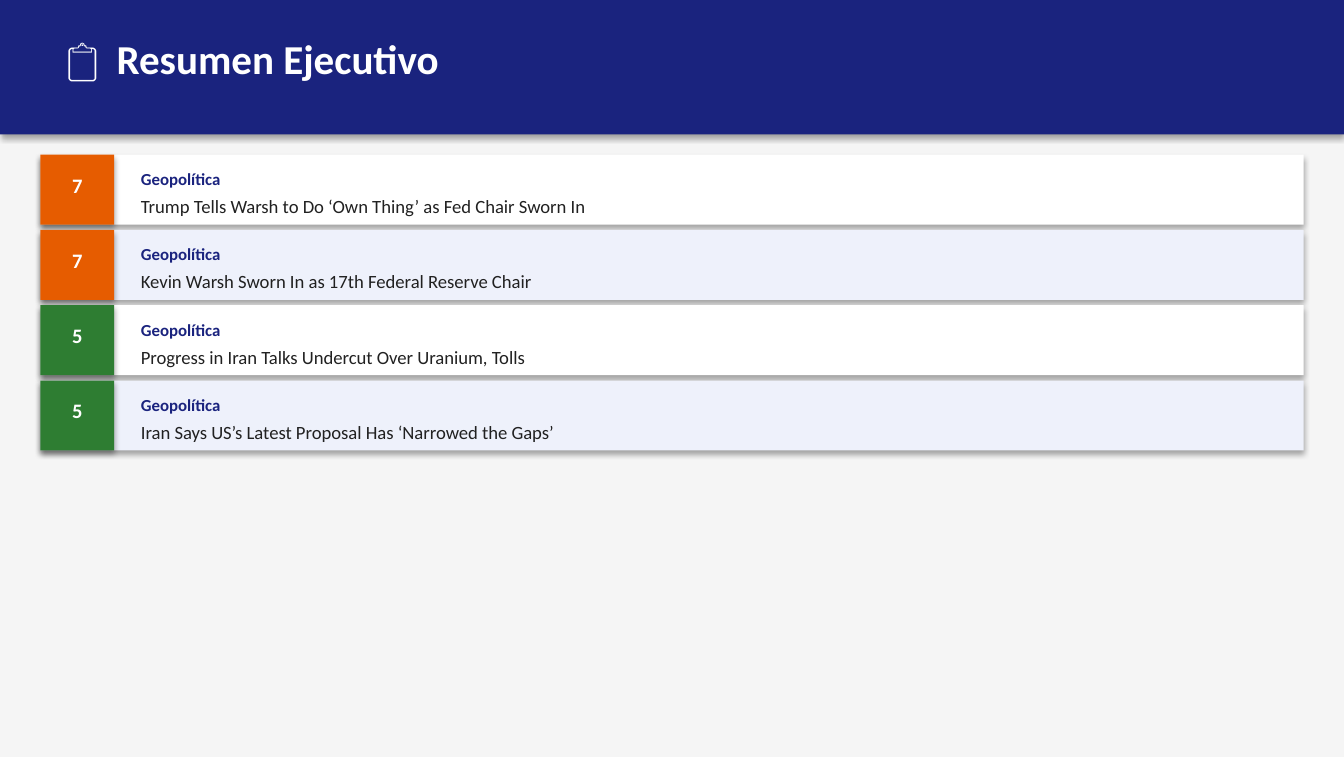
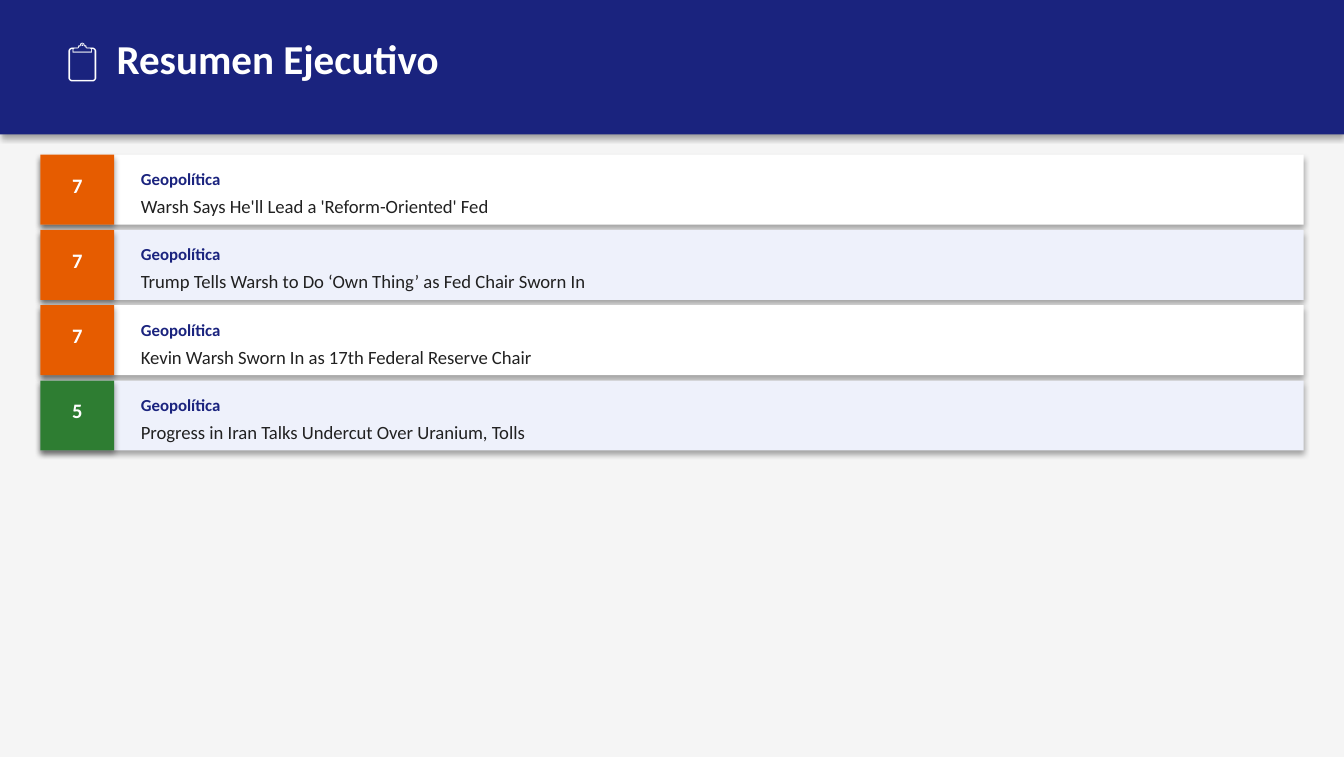
Before and after one commit to erickfranciscohernandez/financiero, a slide deck: slide 2 of newsletter_20260522.pptx. Drawn at 1344x757 pixels with LibreOffice and Linux fonts; fonts in the diff are those of the drawing. Boxes give left, top, right and bottom in pixels: in the first picture for what was removed or moved away, otherwise in the second. Text is boxed around its words. In the diff, an @@ line names an element or a change of style, - is before the commit and + after.

```diff
--- a/newsletter_20260522.pptx
+++ b/newsletter_20260522.pptx
@@ text added at (141, 200, 488, 216), 10 pt, text #212121 @@
+Warsh Says He'll Lead a 'Reform-Oriented' Fed
@@ rectangle at (40, 305, 114, 375): fill #2E7D32 to #E65C00 @@
@@ text at (72, 329, 82, 343): text changed @@
-5
+7
@@ 3 texts: place and size @@
-3 texts at (141, 200, 585, 368)
+3 texts at (141, 275, 585, 443)
@@ text removed at (141, 425, 554, 442) @@
-Iran Says US’s Latest Proposal Has ‘Narrowed the Gaps’
```
Also in this commit, not shown: 1 other slide changed, 5 other files.
